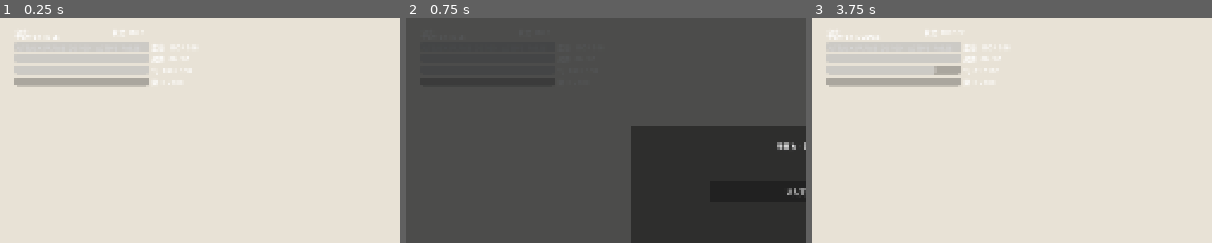
Above: before the commit, frames 1-3 (left to right).
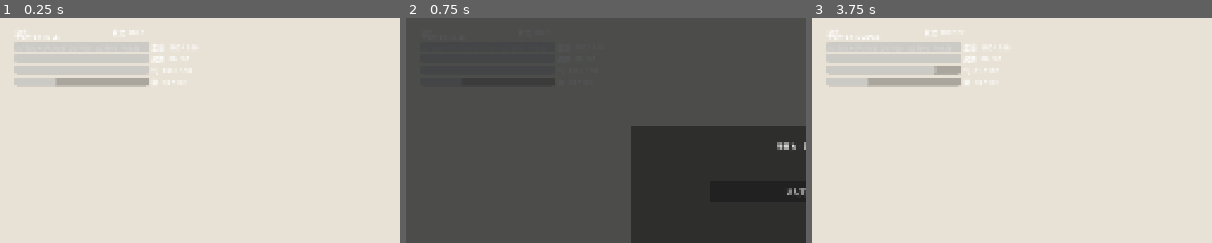
Above: after the commit, the same moments.

Repository: IcecreamDemon/twelve-zodiac-godot-demo
Game: Godot game, scene res://scenes/boot/main.tscn
Same seed, same stepped clock (60 frames per second), same inputs: the game is played once before the commit and once after it.
Inputs (mouse positions are % of the whole screen's width and height, from its top left):
- Up to frame 1 (0.25 s): no input
- Up to frame 2 (0.75 s): click "继续" at 0.5 s
- Up to frame 3 (3.75 s): click "进入天兵哨站" at 1.25 s; tap Enter at 2 s; move the mouse to (72, 45) at 2.02 s; hold D (move_right) 2.03-2.75 s; hold W (aim_up) 2.03-2.75 s; click (72, 45) at 2.17 s; tap Space (jump) at 2.27, 3.5 s; drag from (30, 55) to (50, 85) at 2.77 s; move the mouse to (60, 28) at 3.52 s; hold D (move_right) from 3.53 s (still down); tap L (dodge) at 3.6 s
The pictures show only the part of the screen within x 0-50%, y 0-50%; the shares and areas given below are measured in that part.

The runs differ from the first frame. In frame 1, 0.3% of the frame differs, in the area x 3-14%, y 26-30%; in frame 2, less than 0.1%; in frame 3, 0.3%.

Commit message:
fix: move attack costs to shi and verify hitstun

Diff:
--- a/resources/attacks/short_blade/short_air_slam.tres
+++ b/resources/attacks/short_blade/short_air_slam.tres
@@ -20,4 +20,4 @@
 juggle_cost = 2
 is_air_attack = true
 shi_gain_on_hit = 18.0
-qi_cost = 2.0
+shi_cost = 2.0
--- a/resources/attacks/short_blade/short_burrow_emerge.tres
+++ b/resources/attacks/short_blade/short_burrow_emerge.tres
@@ -19,4 +19,3 @@
 juggle_cost = 1
 shi_gain_on_hit = 0.0
 shi_cost = 15.0
-qi_cost = 2.0
--- a/resources/attacks/short_blade/short_forward.tres
+++ b/resources/attacks/short_blade/short_forward.tres
@@ -16,4 +16,4 @@
 knockback = Vector2(180, 0)
 hitstun_frames = 16
 shi_gain_on_hit = 12.0
-qi_cost = 1.0
+shi_cost = 1.0
--- a/resources/attacks/short_blade/short_ground_finisher.tres
+++ b/resources/attacks/short_blade/short_ground_finisher.tres
@@ -19,4 +19,4 @@
 reaction_type = 2
 is_ground_finisher = true
 shi_gain_on_hit = 20.0
-qi_cost = 2.0
+shi_cost = 2.0
--- a/resources/attacks/short_blade/short_heavy.tres
+++ b/resources/attacks/short_blade/short_heavy.tres
@@ -19,4 +19,4 @@
 knockdown_frames = 30
 reaction_type = 2
 shi_gain_on_hit = 18.0
-qi_cost = 3.0
+shi_cost = 3.0
--- a/resources/attacks/short_blade/short_l1.tres
+++ b/resources/attacks/short_blade/short_l1.tres
@@ -15,4 +15,4 @@
 hitbox_size = Vector2(66, 52)
 knockback = Vector2(80, 0)
 hitstun_frames = 10
-qi_cost = 1.0
+shi_cost = 1.0
--- a/resources/attacks/short_blade/short_l2.tres
+++ b/resources/attacks/short_blade/short_l2.tres
@@ -14,4 +14,4 @@
 hitbox_size = Vector2(72, 54)
 knockback = Vector2(90, 0)
 hitstun_frames = 11
-qi_cost = 1.0
+shi_cost = 1.0
--- a/resources/attacks/short_blade/short_neutral.tres
+++ b/resources/attacks/short_blade/short_neutral.tres
@@ -13,4 +13,4 @@
 hitbox_size = Vector2(78, 56)
 hitstun_frames = 14
 shi_gain_on_hit = 12.0
-qi_cost = 1.0
+shi_cost = 1.0
--- a/resources/attacks/short_blade/short_switch.tres
+++ b/resources/attacks/short_blade/short_switch.tres
@@ -15,4 +15,4 @@
 knockback = Vector2(70, 0)
 hitstun_frames = 9
 shi_gain_on_hit = 8.0
-qi_cost = 1.0
+shi_cost = 1.0
--- a/resources/attacks/short_blade/short_up.tres
+++ b/resources/attacks/short_blade/short_up.tres
@@ -18,4 +18,4 @@
 reaction_type = 1
 juggle_cost = 1
 shi_gain_on_hit = 12.0
-qi_cost = 2.0
+shi_cost = 2.0
--- a/resources/attacks/spear/spear_air_slam.tres
+++ b/resources/attacks/spear/spear_air_slam.tres
@@ -20,4 +20,4 @@
 juggle_cost = 2
 is_air_attack = true
 shi_gain_on_hit = 18.0
-qi_cost = 2.0
+shi_cost = 2.0
--- a/resources/attacks/spear/spear_burrow_emerge.tres
+++ b/resources/attacks/spear/spear_burrow_emerge.tres
@@ -19,4 +19,3 @@
 juggle_cost = 1
 shi_gain_on_hit = 0.0
 shi_cost = 15.0
-qi_cost = 2.0
--- a/resources/attacks/spear/spear_forward.tres
+++ b/resources/attacks/spear/spear_forward.tres
@@ -16,4 +16,4 @@
 knockback = Vector2(230, 0)
 hitstun_frames = 18
 shi_gain_on_hit = 12.0
-qi_cost = 2.0
+shi_cost = 2.0
--- a/resources/attacks/spear/spear_ground_finisher.tres
+++ b/resources/attacks/spear/spear_ground_finisher.tres
@@ -19,4 +19,4 @@
 reaction_type = 2
 is_ground_finisher = true
 shi_gain_on_hit = 20.0
-qi_cost = 2.0
+shi_cost = 2.0
--- a/resources/attacks/spear/spear_heavy.tres
+++ b/resources/attacks/spear/spear_heavy.tres
@@ -19,4 +19,4 @@
 knockdown_frames = 32
 reaction_type = 2
 shi_gain_on_hit = 18.0
-qi_cost = 3.0
+shi_cost = 3.0
--- a/resources/attacks/spear/spear_l1.tres
+++ b/resources/attacks/spear/spear_l1.tres
@@ -12,4 +12,4 @@
 hitbox_offset = Vector2(68, -42)
 hitbox_size = Vector2(104, 48)
 knockback = Vector2(110, 0)
-qi_cost = 1.0
+shi_cost = 1.0
--- a/resources/attacks/spear/spear_l2.tres
+++ b/resources/attacks/spear/spear_l2.tres
@@ -14,4 +14,4 @@
 hitbox_offset = Vector2(76, -42)
 hitbox_size = Vector2(116, 50)
 hitstun_frames = 13
-qi_cost = 1.0
+shi_cost = 1.0
--- a/resources/attacks/spear/spear_neutral.tres
+++ b/resources/attacks/spear/spear_neutral.tres
@@ -16,4 +16,4 @@
 knockback = Vector2(150, 0)
 hitstun_frames = 15
 shi_gain_on_hit = 12.0
-qi_cost = 1.0
+shi_cost = 1.0
--- a/resources/attacks/spear/spear_switch.tres
+++ b/resources/attacks/spear/spear_switch.tres
@@ -14,4 +14,4 @@
 knockback = Vector2(-90, 0)
 hitstun_frames = 10
 shi_gain_on_hit = 8.0
-qi_cost = 1.0
+shi_cost = 1.0
--- a/resources/attacks/spear/spear_up.tres
+++ b/resources/attacks/spear/spear_up.tres
@@ -18,4 +18,4 @@
 reaction_type = 1
 juggle_cost = 1
 shi_gain_on_hit = 12.0
-qi_cost = 2.0
+shi_cost = 2.0
--- a/resources/weapons/short_blade.tres
+++ b/resources/weapons/short_blade.tres
@@ -37,7 +37,7 @@
 juggle_cost = 2
 is_air_attack = true
 shi_gain_on_hit = 18.0
-qi_cost = 2.0
+shi_cost = 2.0
 
 [sub_resource type="Resource" id="Resource_l1dyp"]
 script = ExtResource("1_hp4w2")
@@ -56,7 +56,6 @@
 juggle_cost = 1
 shi_gain_on_hit = 0.0
 shi_cost = 15.0
-qi_cost = 2.0
 
 [sub_resource type="Resource" id="Resource_1hjdr"]
 script = ExtResource("1_hp4w2")
@@ -113,7 +112,7 @@
 knockback = Vector2(180, 0)
 hitstun_frames = 16
 shi_gain_on_hit = 12.0
-qi_cost = 1.0
+shi_cost = 1.0
 
 [sub_resource type="Resource" id="Resource_yg23l"]
 script = ExtResource("1_hp4w2")
@@ -132,7 +131,7 @@
 reaction_type = 2
 is_ground_finisher = true
 shi_gain_on_hit = 20.0
-qi_cost = 2.0
+shi_cost = 2.0
 
 [sub_resource type="Resource" id="Resource_dqg1f"]
 script = ExtResource("1_hp4w2")
@@ -151,7 +150,7 @@
 knockdown_frames = 30
 reaction_type = 2
 shi_gain_on_hit = 18.0
-qi_cost = 3.0
+shi_cost = 3.0
 
 [sub_resource type="Resource" id="Resource_4j0fv"]
 script = ExtResource("1_hp4w2")
@@ -166,7 +165,7 @@
 hitbox_size = Vector2(66, 52)
 knockback = Vector2(80, 0)
 hitstun_frames = 10
-qi_cost = 1.0
+shi_cost = 1.0
 
 [sub_resource type="Resource" id="Resource_dn085"]
 script = ExtResource("1_hp4w2")
@@ -180,7 +179,7 @@
 hitbox_size = Vector2(72, 54)
 knockback = Vector2(90, 0)
 hitstun_frames = 11
-qi_cost = 1.0
+shi_cost = 1.0
 
 [sub_resource type="Resource" id="Resource_2jb5o"]
 script = ExtResource("1_hp4w2")
@@ -193,7 +192,7 @@
 hitbox_size = Vector2(78, 56)
 hitstun_frames = 14
 shi_gain_on_hit = 12.0
-qi_cost = 1.0
+shi_cost = 1.0
 
 [sub_resource type="Resource" id="Resource_epesr"]
 script = ExtResource("1_hp4w2")
@@ -208,7 +207,7 @@
 knockback = Vector2(70, 0)
 hitstun_frames = 9
 shi_gain_on_hit = 8.0
-qi_cost = 1.0
+shi_cost = 1.0
 
 [sub_resource type="Resource" id="Resource_8dn0h"]
 script = ExtResource("1_hp4w2")
@@ -226,7 +225,7 @@
 reaction_type = 1
 juggle_cost = 1
 shi_gain_on_hit = 12.0
-qi_cost = 2.0
+shi_cost = 2.0
 
 [resource]
 script = ExtResource("2_rrjjh")
--- a/resources/weapons/spear.tres
+++ b/resources/weapons/spear.tres
@@ -36,7 +36,7 @@
 juggle_cost = 2
 is_air_attack = true
 shi_gain_on_hit = 18.0
-qi_cost = 2.0
+shi_cost = 2.0
 
 [sub_resource type="Resource" id="Resource_f4riw"]
 script = ExtResource("1_u7l32")
@@ -55,7 +55,6 @@
 juggle_cost = 1
 shi_gain_on_hit = 0.0
 shi_cost = 15.0
-qi_cost = 2.0
 
 [sub_resource type="Resource" id="Resource_nnn7d"]
 script = ExtResource("1_u7l32")
@@ -85,7 +84,7 @@
 knockback = Vector2(230, 0)
 hitstun_frames = 18
 shi_gain_on_hit = 12.0
-qi_cost = 2.0
+shi_cost = 2.0
 
 [sub_resource type="Resource" id="Resource_6usac"]
 script = ExtResource("1_u7l32")
@@ -104,7 +103,7 @@
 reaction_type = 2
 is_ground_finisher = true
 shi_gain_on_hit = 20.0
-qi_cost = 2.0
+shi_cost = 2.0
 
 [sub_resource type="Resource" id="Resource_n5vns"]
 script = ExtResource("1_u7l32")
@@ -123,7 +122,7 @@
 knockdown_frames = 32
 reaction_type = 2
 shi_gain_on_hit = 18.0
-qi_cost = 3.0
+shi_cost = 3.0
 
 [sub_resource type="Resource" id="Resource_dwth8"]
 script = ExtResource("1_u7l32")
@@ -135,7 +134,7 @@
 hitbox_offset = Vector2(68, -42)
 hitbox_size = Vector2(104, 48)
 knockback = Vector2(110, 0)
-qi_cost = 1.0
+shi_cost = 1.0
 
 [sub_resource type="Resource" id="Resource_152jx"]
 script = ExtResource("1_u7l32")
@@ -149,7 +148,7 @@
 hitbox_offset = Vector2(76, -42)
 hitbox_size = Vector2(116, 50)
 hitstun_frames = 13
-qi_cost = 1.0
+shi_cost = 1.0
 
 [sub_resource type="Resource" id="Resource_m420y"]
 script = ExtResource("1_u7l32")
@@ -165,7 +164,7 @@
 knockback = Vector2(150, 0)
 hitstun_frames = 15
 shi_gain_on_hit = 12.0
-qi_cost = 1.0
+shi_cost = 1.0
 
 [sub_resource type="Resource" id="Resource_pb3fy"]
 script = ExtResource("1_u7l32")
@@ -179,7 +178,7 @@
 knockback = Vector2(-90, 0)
 hitstun_frames = 10
 shi_gain_on_hit = 8.0
-qi_cost = 1.0
+shi_cost = 1.0
 
 [sub_resource type="Resource" id="Resource_ujk6j"]
 script = ExtResource("1_u7l32")
@@ -197,7 +196,7 @@
 reaction_type = 1
 juggle_cost = 1
 shi_gain_on_hit = 12.0
-qi_cost = 2.0
+shi_cost = 2.0
 
 [resource]
 script = ExtResource("2_17uv3")
--- a/scripts/actors/player/player_controller.gd
+++ b/scripts/actors/player/player_controller.gd
@@ -54,6 +54,7 @@
 @export_range(1, 60, 1) var dodge_duration_frames: int = 18
 @export_range(1, 40, 1) var dodge_invulnerable_frames: int = 10
 @export_range(0.0, 240.0, 1.0) var dodge_actor_contact_distance: float = 88.0
+@export_range(0.0, 100.0, 0.1) var starting_shi: float = 30.0
 @export var weapons: Array[WeaponData] = []
 
 @onready var state_machine: ActorStateMachine = $StateMachine
@@ -84,6 +85,8 @@
 func _ready() -> void:
 	floor_snap_length = floor_snap_length_pixels
 	air_actions_remaining = max_air_actions
+	shi.current_shi = minf(starting_shi, shi.max_shi)
+	shi.shi_changed.emit(shi.current_shi, shi.max_shi)
 	health.died.connect(_on_died)
 	state_machine.transition_to(STATE_IDLE)
 	_update_weapon_visual()
--- /dev/null
+++ b/tests/combat/attack_cost_test.gd
@@ -0,0 +1,39 @@
+extends SceneTree
+
+const COMBAT_LAB_SCENE := preload("res://scenes/tests/combat_lab.tscn")
+
+
+func _initialize() -> void:
+	_run.call_deferred()
+
+
+func _run() -> void:
+	var failures: Array[String] = []
+	var lab := COMBAT_LAB_SCENE.instantiate()
+	root.add_child(lab)
+	await process_frame
+	await physics_frame
+
+	var player := lab.get_node("Player") as PlayerController
+	var attack := player._current_weapon().light_chain[0]
+	var qi_before := player.qi.current_qi
+	var shi_before := player.shi.current_shi
+
+	player._start_ground_light()
+	if player.qi.current_qi != qi_before:
+		failures.append("Player attack consumed qi instead of shi.")
+	if player.shi.current_shi >= shi_before:
+		failures.append("Player attack did not consume shi.")
+	if attack.qi_cost != 0.0:
+		failures.append("Attack resource still contains a qi cost.")
+	if attack.shi_cost <= 0.0:
+		failures.append("Attack resource does not contain a shi cost.")
+
+	if failures.is_empty():
+		print("ATTACK COST TEST PASS: attacks consume shi, not qi.")
+		quit(0)
+		return
+
+	for failure: String in failures:
+		push_error(failure)
+	quit(1)
--- /dev/null
+++ b/tests/enemies/enemy_hitstun_knockback_test.gd
@@ -0,0 +1,49 @@
+extends SceneTree
+
+const ENEMY_LAB_SCENE := preload("res://scenes/tests/enemy_lab.tscn")
+
+
+func _initialize() -> void:
+	_run.call_deferred()
+
+
+func _run() -> void:
+	var failures: Array[String] = []
+	var lab := ENEMY_LAB_SCENE.instantiate()
+	root.add_child(lab)
+	await process_frame
+	await physics_frame
+	await physics_frame
+
+	var enemy := lab.get_node("TianBing") as EnemyController
+	enemy.decision_cooldown = 999.0
+	var start_x := enemy.global_position.x
+	var attack := AttackData.new()
+	attack.damage = 8.0
+	attack.posture_damage = 8.0
+	attack.knockback = Vector2(180.0, 0.0)
+	attack.hitstun_frames = 16
+	attack.reaction_type = AttackData.ReactionType.STUN
+
+	var result := enemy.receive_hit(null, attack, 1)
+	if result != HurtboxComponent.ReceiveResult.HIT:
+		failures.append("Enemy did not accept the hit.")
+	if not enemy.state_machine.is_state(EnemyController.STATE_HIT):
+		failures.append("Enemy did not enter hitstun.")
+
+	for _frame: int in range(8):
+		await physics_frame
+
+	if enemy.global_position.x <= start_x + 10.0:
+		failures.append("Enemy was not visibly knocked back.")
+	if not enemy.state_machine.is_state(EnemyController.STATE_HIT):
+		failures.append("Enemy left hitstun too early.")
+
+	if failures.is_empty():
+		print("ENEMY HIT REACTION TEST PASS: knockback and hitstun are visible.")
+		quit(0)
+		return
+
+	for failure: String in failures:
+		push_error(failure)
+	quit(1)
--- a/tools/generate_weapon_resources.gd
+++ b/tools/generate_weapon_resources.gd
@@ -577,8 +577,14 @@
 	attack.posture_damage = 0.0
 	attack.hitstun_frames = 10
 	attack.shi_gain_on_hit = 0.0
+	var converted_shi_cost := 0.0
 	for property_name: String in overrides:
+		if property_name == "qi_cost":
+			converted_shi_cost = maxf(converted_shi_cost, float(overrides[property_name]))
+			continue
 		attack.set(property_name, overrides[property_name])
+	attack.shi_cost = maxf(attack.shi_cost, converted_shi_cost)
+	attack.qi_cost = 0.0
 
 	var directory := SHORT_BLADE_DIR if weapon_dir == "short_blade" else SPEAR_DIR
 	ResourceSaver.save(attack, "%s%s.tres" % [directory, attack_id])
Not shown, added: tests/combat/attack_cost_test.gd.uid
Not shown, added: tests/enemies/enemy_hitstun_knockback_test.gd.uid
Not shown, changed: AGENTS.md
